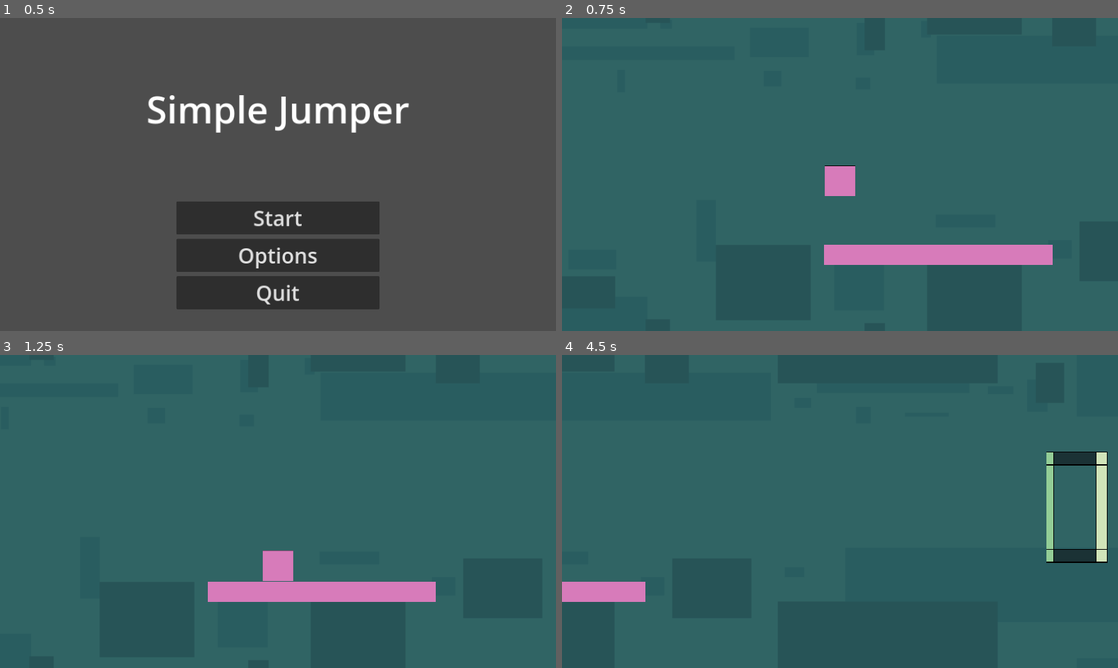
Above: before the commit, frames 1-4 (two rows, left to right).
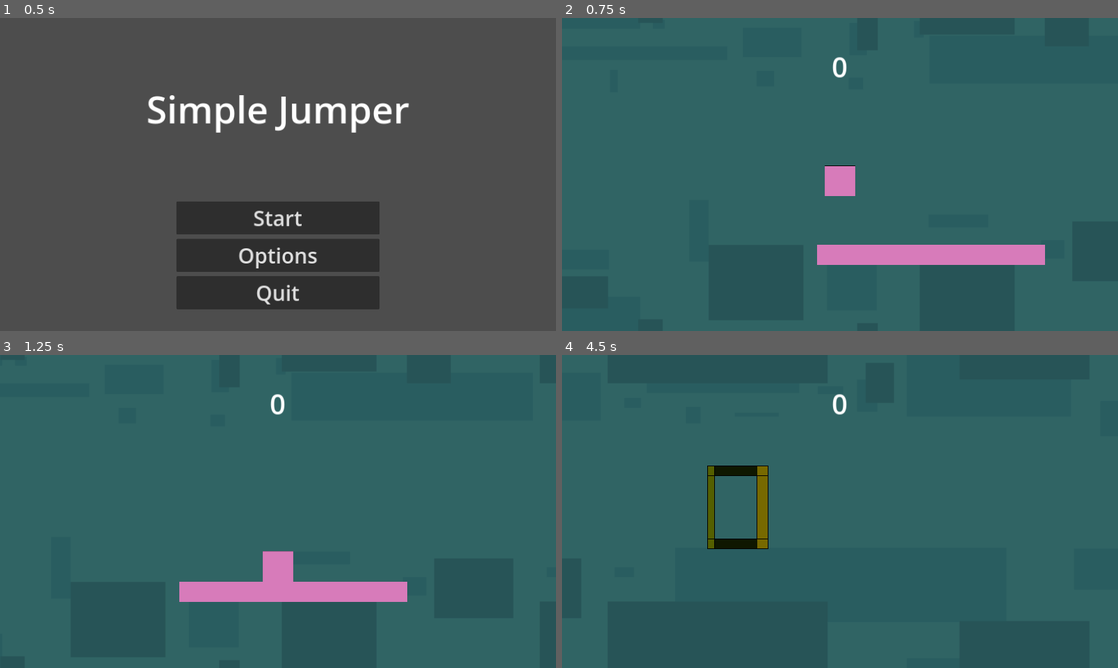
Above: after the commit, the same moments.

Repository: Maciekm1/GodotSimpleJumper
Game: Godot game, scene res://Scenes/UI/menu.tscn
Two runs of this game, one before a commit and one after it. Both use one fixed random seed, a clock stepped at 60 frames per second and the inputs below.
Inputs (mouse positions are in pixels of both pictures, inside the frame that each line leads up to):
- Up to frame 1 (0.5 s): no input
- Up to frame 2 (0.75 s): click "Start" at 0.5 s
- Up to frame 3 (1.25 s): no input
- Up to frame 4 (4.5 s): move the mouse to (962, 495) at 1.27 s; click (962, 495) at 1.52 s; move the mouse to (728, 527) at 2.02 s; click (728, 527) at 2.27 s; move the mouse to (895, 442) at 2.77 s; move the mouse to (812, 574) at 3.52 s; click (812, 574) at 3.77 s; move the mouse to (1006, 558) at 4.27 s

Frame 1 is identical in both runs. In frame 2, 0.3% of the frame differs, in the area x 45-89%, y 12-79%; in frame 3, 0.8%; in frame 4, 4.4%, in the area x 0-99%, y 12-79%.

Commit message:
Added a new medium difficulty obstacle

Diff:
--- a/Scenes/Obstacles/obstacle_ring_easy.tscn
+++ b/Scenes/Obstacles/obstacle_ring_easy.tscn
@@ -4,10 +4,10 @@
 [ext_resource type="Script" path="res://Scenes/Obstacles/obstacle_ring_easy.gd" id="2_aql58"]
 
 [sub_resource type="RectangleShape2D" id="RectangleShape2D_hqv5p"]
-size = Vector2(138, 28)
+size = Vector2(97, 26)
 
 [sub_resource type="RectangleShape2D" id="RectangleShape2D_4m6uh"]
-size = Vector2(138, 28)
+size = Vector2(95, 26)
 
 [sub_resource type="SegmentShape2D" id="SegmentShape2D_u0klh"]
 a = Vector2(0, -88)
@@ -15,7 +15,7 @@
 
 [node name="ObstacleRingEasy" instance=ExtResource("1_pli8e")]
 script = ExtResource("2_aql58")
-speed = 250
+speed = 350
 
 [node name="InnerRingSprite" parent="." index="0"]
 scale = Vector2(1.1, 2)
@@ -26,11 +26,11 @@
 scale = Vector2(1.1, 2)
 
 [node name="CollisionShape2D" parent="DeathArea2D" index="0"]
-position = Vector2(0, 112)
+position = Vector2(-4.5, 113)
 shape = SubResource("RectangleShape2D_hqv5p")
 
 [node name="CollisionShape2D2" parent="DeathArea2D" index="1"]
-position = Vector2(0, -112)
+position = Vector2(-4.5, -113)
 shape = SubResource("RectangleShape2D_4m6uh")
 
 [node name="CollisionShape2D" parent="ScorePointArea2D" index="0"]
--- /dev/null
+++ b/Scenes/Obstacles/obstacle_ring_medium.tscn
@@ -0,0 +1,25 @@
+[gd_scene load_steps=2 format=3 uid="uid://cuaia8gjkngfd"]
+
+[ext_resource type="PackedScene" uid="uid://cc8lanh78gcbg" path="res://Scenes/Obstacles/obstacle_ring_base.tscn" id="1_inl7t"]
+
+[node name="ObstacleRingMedium" instance=ExtResource("1_inl7t")]
+speed = 450
+pointGain = 3
+
+[node name="InnerRingSprite" parent="." index="0"]
+modulate = Color(0.572549, 0.462745, 0, 1)
+scale = Vector2(1.1, 1.5)
+
+[node name="OuterRingSprite" parent="." index="1"]
+modulate = Color(0.572549, 0.462745, 0, 1)
+position = Vector2(57, 0)
+scale = Vector2(1.1, 1.5)
+
+[node name="CollisionShape2D" parent="DeathArea2D" index="0"]
+position = Vector2(-4.5, 83.5)
+
+[node name="CollisionShape2D2" parent="DeathArea2D" index="1"]
+position = Vector2(-5, -84)
+
+[node name="CollisionShape2D" parent="ScorePointArea2D" index="0"]
+position = Vector2(0, -36)
--- /dev/null
+++ b/Scenes/UI.gd
@@ -0,0 +1,7 @@
+extends CanvasLayer
+
+func update_points_counter(new_points):
+	var tween = get_tree().create_tween()
+	tween.tween_property($MarginContainer/Label, "theme_override_font_sizes/font_size", 86, .5).set_ease(Tween.EASE_IN_OUT)
+	tween.tween_property($MarginContainer/Label, "theme_override_font_sizes/font_size", 64, .3).set_trans(Tween.TRANS_CUBIC)
+	$MarginContainer/Label.text = str(new_points)
--- a/Scenes/core_game.gd
+++ b/Scenes/core_game.gd
@@ -4,6 +4,7 @@
 
 func player_gain_point(amount) -> void:
 	points += amount
+	$UI.update_points_counter(points)
 
 func _on_obstacle_spawner_obstacle_spawned(obstacle):
 	obstacle.connect("playerDeath", player_death)
--- a/Scenes/core_game.tscn
+++ b/Scenes/core_game.tscn
@@ -9,12 +9,21 @@
 [ext_resource type="Script" path="res://Scenes/ObstacleSpawner.gd" id="7_w82tf"]
 [ext_resource type="Script" path="res://Scripts/ObstacleSpawnInfo.gd" id="8_bupke"]
 [ext_resource type="PackedScene" uid="uid://bvlbmgr8k6x7k" path="res://Scenes/Obstacles/moving_platform.tscn" id="9_3aubm"]
+[ext_resource type="PackedScene" uid="uid://cuaia8gjkngfd" path="res://Scenes/Obstacles/obstacle_ring_medium.tscn" id="9_7w05b"]
 [ext_resource type="Script" path="res://Scenes/GameBoundryTop.gd" id="10_hrgsy"]
 [ext_resource type="Script" path="res://Scenes/GameBoundryBot.gd" id="11_gg8id"]
+[ext_resource type="Script" path="res://Scenes/UI.gd" id="12_dkhpx"]
 
 [sub_resource type="Resource" id="Resource_whv0s"]
 script = ExtResource("8_bupke")
 obstacle = ExtResource("5_g7l1c")
+min_spawn_height = 141
+max_spawn_height = 575
+spawn_cooldown = 4
+
+[sub_resource type="Resource" id="Resource_jqrih"]
+script = ExtResource("8_bupke")
+obstacle = ExtResource("9_7w05b")
 min_spawn_height = 141
 max_spawn_height = 575
 spawn_cooldown = 5
@@ -35,24 +44,27 @@
 scale = Vector2(2.25, 2.25)
 texture = ExtResource("2_da4tk")
 script = ExtResource("2_n1qh1")
+scroll_speed = 350
 
 [node name="BG2" type="Sprite2D" parent="BG"]
 position = Vector2(720, 360)
 scale = Vector2(2.25, 2.25)
 texture = ExtResource("3_fngtr")
 script = ExtResource("2_n1qh1")
+scroll_speed = 350
 
 [node name="Player" parent="." instance=ExtResource("1_kgfqi")]
 position = Vector2(640, 360)
 
 [node name="ObstacleSpawner" type="Node2D" parent="."]
 script = ExtResource("7_w82tf")
-obstacle_resource_array = Array[ExtResource("8_bupke")]([SubResource("Resource_whv0s")])
+obstacle_resource_array = Array[ExtResource("8_bupke")]([SubResource("Resource_whv0s"), SubResource("Resource_jqrih")])
 
 [node name="SpawnCooldown" type="Timer" parent="ObstacleSpawner"]
 
 [node name="movingPlatform" parent="." instance=ExtResource("9_3aubm")]
 position = Vector2(908, 545)
+scroll_speed = 350
 
 [node name="GameBoundryTop" type="Area2D" parent="."]
 script = ExtResource("10_hrgsy")
@@ -68,6 +80,27 @@
 position = Vector2(642, 728)
 shape = SubResource("RectangleShape2D_kybvo")
 
+[node name="UI" type="CanvasLayer" parent="."]
+script = ExtResource("12_dkhpx")
+
+[node name="MarginContainer" type="MarginContainer" parent="UI"]
+custom_minimum_size = Vector2(200, 200)
+anchors_preset = 5
+anchor_left = 0.5
+anchor_right = 0.5
+offset_left = -20.0
+offset_right = 20.0
+offset_bottom = 40.0
+grow_horizontal = 2
+theme_override_constants/margin_top = 25
+
+[node name="Label" type="Label" parent="UI/MarginContainer"]
+layout_mode = 2
+theme_override_font_sizes/font_size = 64
+text = "0"
+horizontal_alignment = 1
+vertical_alignment = 1
+
 [connection signal="obstacle_spawned" from="ObstacleSpawner" to="." method="_on_obstacle_spawner_obstacle_spawned"]
 [connection signal="timeout" from="ObstacleSpawner/SpawnCooldown" to="ObstacleSpawner" method="_on_spawn_cooldown_timeout"]
 [connection signal="body_entered" from="GameBoundryTop" to="." method="_on_game_boundry_top_body_entered"]
--- a/Scenes/player.gd
+++ b/Scenes/player.gd
@@ -30,6 +30,7 @@
 		add_child(deathParticlesInstance)
 		deathParticlesInstance.emitting = true
 		deathParticlesInstance.lifetime = 4
-#
-#		await get_tree().create_timer(4).timeout
-#		queue_free()
+		#deathParticlesInstance.look_at(velocity.normalized())
+
+		await get_tree().create_timer(4).timeout
+		queue_free()
--- a/Scenes/player.tscn
+++ b/Scenes/player.tscn
@@ -5,7 +5,7 @@
 [ext_resource type="PackedScene" uid="uid://blrn33losjkud" path="res://Scenes/Particles/particle_pool.tscn" id="3_jb85b"]
 
 [sub_resource type="RectangleShape2D" id="RectangleShape2D_87iod"]
-size = Vector2(72, 72)
+size = Vector2(68.5, 68.5)
 
 [sub_resource type="Animation" id="Animation_jd8c4"]
 resource_name = "jump"
@@ -38,6 +38,7 @@
 texture = ExtResource("1_fqhn6")
 
 [node name="CollisionShape2D" type="CollisionShape2D" parent="."]
+position = Vector2(-0.25, 0.25)
 shape = SubResource("RectangleShape2D_87iod")
 
 [node name="ParticlePool" parent="." instance=ExtResource("3_jb85b")]
Not shown: 1 places in Scenes/core_game.tscn that only renumber resources
